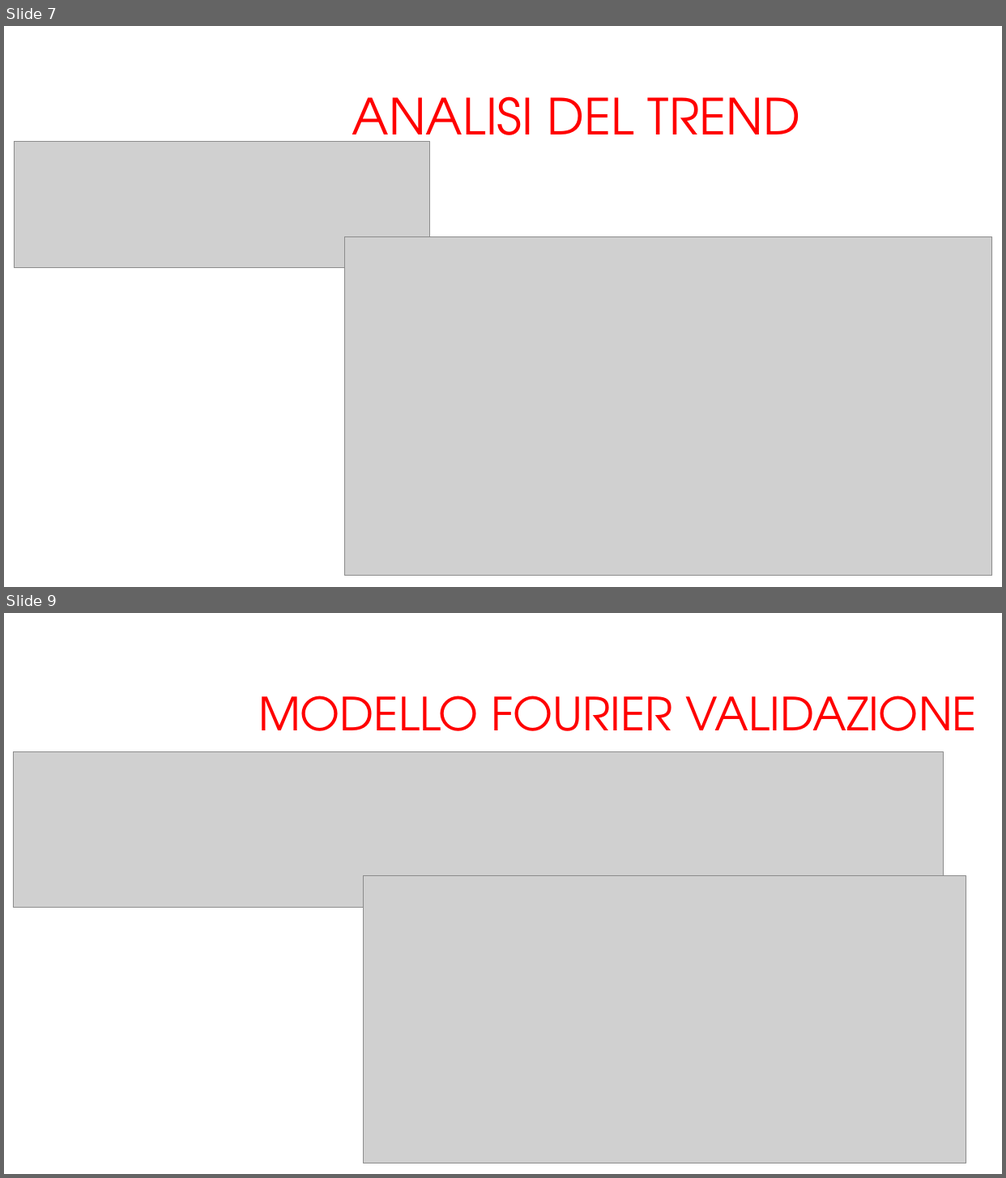
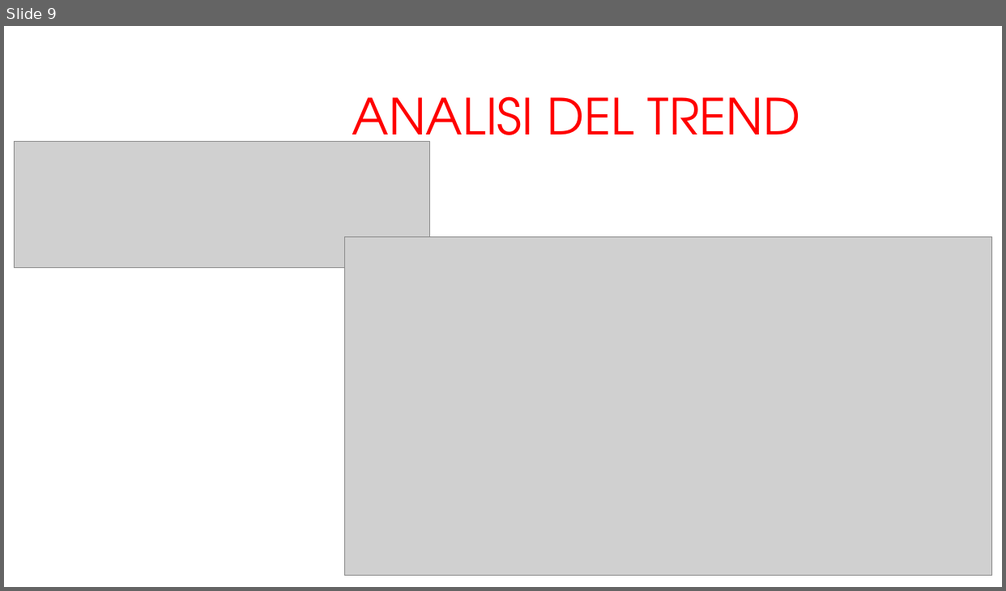
Before and after one commit to arrostini/predittoreDomeniche, a slide deck: progettomatlab.pptx. Shown one above the other, each under a label of ours: slides 7 and 9 before the commit, slide 9 after it; the slides between them are not shown. The pictures are 1006x1178 and 1006x591 pixels, drawn with LibreOffice and Linux fonts; fonts in the diff are those of the drawing; grey boxes stand for pictures; background and template pictures are left out. Boxes give left, top, right and bottom in pixels: in the first picture for what was removed or moved away, otherwise in the second. Text is boxed around its words. In the diff, an @@ line names an element or a change of style, - is before the commit and + after.

```diff
--- a/progettomatlab.pptx
+++ b/progettomatlab.pptx
@@ slide 9 removed at [4,613,1002,1174], background #FFFFFF @@
@@ title removed at [258,696,977,731] @@
-MODELLO FOURIER VALIDAZIONE
@@ picture removed at [13,752,944,907] @@
@@ picture removed at [364,875,967,1163] @@
@@ what was slide 7 is now slide 9 @@
```
Also in this commit, not shown: 6 slides changed, 10 slides added, 2 other slides removed.
